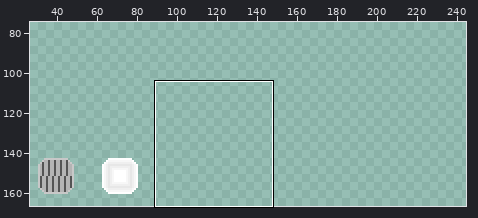
Edited in one commit: pixel-art file (Assets/Sprites/SpriteSheet1.aseprite). The picture above shows the old version from afar; the outline marks the close-up.
Close-up. The starting point:
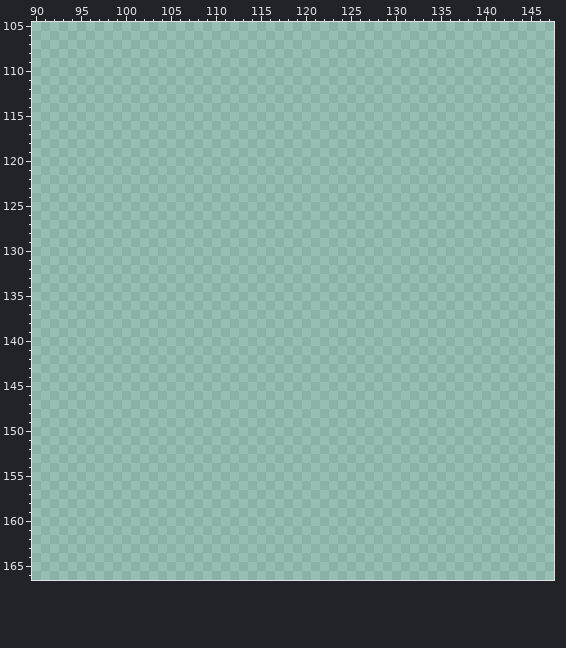
320x180 pixels, 1 frame. Colours within 5 levels of each other are drawn and written as one. Shown: x 90..147, y 105..166. The wide view leaves out empty margins. The commit also changed other parts of the picture, which this record leaves out.
Visible layers, top first: "ActivePlatformSprite", "UnactivePlatformSprite".
Palette (. is transparent): 
Pixels before (only the part around the change), first column x 90:
107 ..........................................................
108 ..........................................................
109 ..........................................................
110 ..........................................................
111 ..........................................................
112 ..........................................................
113 ..........................................................
114 ..........................................................
115 ..........................................................
116 ..........................................................
117 ..........................................................
118 ..........................................................
119 ..........................................................
120 ..........................................................
121 ..........................................................
122 ..........................................................
123 ..........................................................
124 ..........................................................
125 ..........................................................
126 ..........................................................
127 ..........................................................
128 ..........................................................
129 ..........................................................
130 ..........................................................
131 ..........................................................
132 ..........................................................
133 ..........................................................
134 ..........................................................
135 ..........................................................
136 ..........................................................
137 ..........................................................
138 ..........................................................
139 ..........................................................
140 ..........................................................
141 ..........................................................
142 ..........................................................
143 ..........................................................
144 ..........................................................
145 ..........................................................
146 ..........................................................
147 ..........................................................
148 ..........................................................
149 ..........................................................
150 ..........................................................
151 ..........................................................
152 ..........................................................
153 ..........................................................
154 ..........................................................
155 ..........................................................
156 ..........................................................
157 ..........................................................
158 ..........................................................
159 ..........................................................
160 ..........................................................
161 ..........................................................
162 ..........................................................
163 ..........................................................
164 ..........................................................
After the commit:
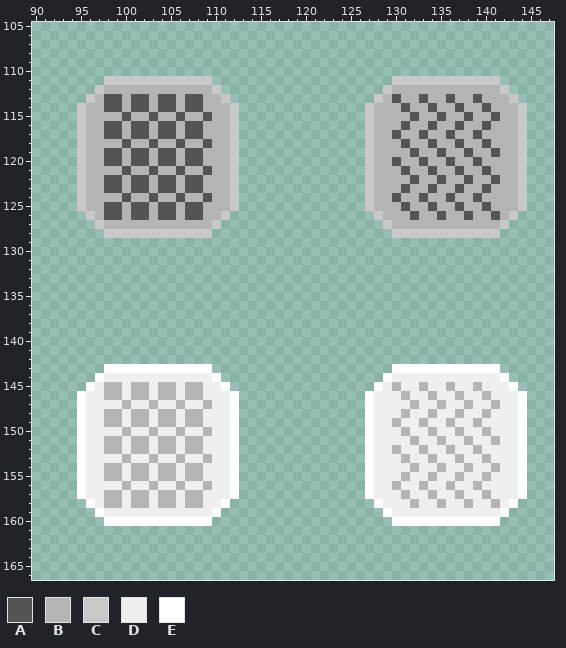
Colours new in this view: A #545454  B #b4b4b4  C #c8c8c8  D #efefef  E #ffffff
What changed:
layer "Green_ActivePlatform" added
layer "Green_UnactivePlatform" added
layer "Blue_Active" added
layer "Blue_Unactive" added
Changed rows in their new state; - is an unchanged pixel.
first column x 95:
111 ---CCCCCCCCCCCC--------------------CCCCCCCCCCCC---
112 --CBBBBBBBBBBBBC------------------CBBBBBBBBBBBBC--
113 -CBAABAABAABAABBC----------------CBABBABBABBABBBC-
114 CBBAABAABAABAABBBC--------------CBBBABBABBABBABBBC
115 CBBBBABBABBABBABBC--------------CBBBBABBABBABBABBC
116 CBBAABAABAABAABBBC--------------CBBBABBABBABBABBBC
117 CBBAABAABAABAABBBC--------------CBBABBABBABBABBBBC
118 CBBBBABBABBABBABBC--------------CBBBABBABBABBABBBC
119 CBBAABAABAABAABBBC--------------CBBBBABBABBABBABBC
120 CBBAABAABAABAABBBC--------------CBBABBABBABBABBBBC
121 CBBBBABBABBABBABBC--------------CBBBABBABBABBABBBC
122 CBBAABAABAABAABBBC--------------CBBBBABBABBABBABBC
123 CBBAABAABAABAABBBC--------------CBBBABBABBABBABBBC
124 CBBBBABBABBABBABBC--------------CBBABBABBABBABBBBC
125 CBBAABAABAABAABBBC--------------CBBBABBABBABBABBBC
126 -CBAABAABAABAABBC----------------CBBBABBABBABBABC-
127 --CBBBBBBBBBBBBC------------------CBBBBBBBBBBBBC--
128 ---CCCCCCCCCCCC--------------------CCCCCCCCCCCC---
first column x 95:
143 ---EEEEEEEEEEEE--------------------EEEEEEEEEEEE---
144 --EDDDDDDDDDDDDE------------------EDDDDDDDDDDDDE--
145 -EDBBDBBDBBDBBDDE----------------EDBDDBDDBDDBDDDE-
146 EDDBBDBBDBBDBBDDDE--------------EDDDBDDBDDBDDBDDDE
147 EDDDDBDDBDDBDDBDDE--------------EDDDDBDDBDDBDDBDDE
148 EDDBBDBBDBBDBBDDDE--------------EDDDBDDBDDBDDBDDDE
149 EDDBBDBBDBBDBBDDDE--------------EDDBDDBDDBDDBDDDDE
150 EDDDDBDDBDDBDDBDDE--------------EDDDBDDBDDBDDBDDDE
151 EDDBBDBBDBBDBBDDDE--------------EDDDDBDDBDDBDDBDDE
152 EDDBBDBBDBBDBBDDDE--------------EDDBDDBDDBDDBDDDDE
153 EDDDDBDDBDDBDDBDDE--------------EDDDBDDBDDBDDBDDDE
154 EDDBBDBBDBBDBBDDDE--------------EDDDDBDDBDDBDDBDDE
155 EDDBBDBBDBBDBBDDDE--------------EDDDBDDBDDBDDBDDDE
156 EDDDDBDDBDDBDDBDDE--------------EDDBDDBDDBDDBDDDDE
157 EDDBBDBBDBBDBBDDDE--------------EDDDBDDBDDBDDBDDDE
158 -EDBBDBBDBBDBBDDE----------------EDDDBDDBDDBDDBDE-
159 --EDDDDDDDDDDDDE------------------EDDDDDDDDDDDDE--
160 ---EEEEEEEEEEEE--------------------EEEEEEEEEEEE---
